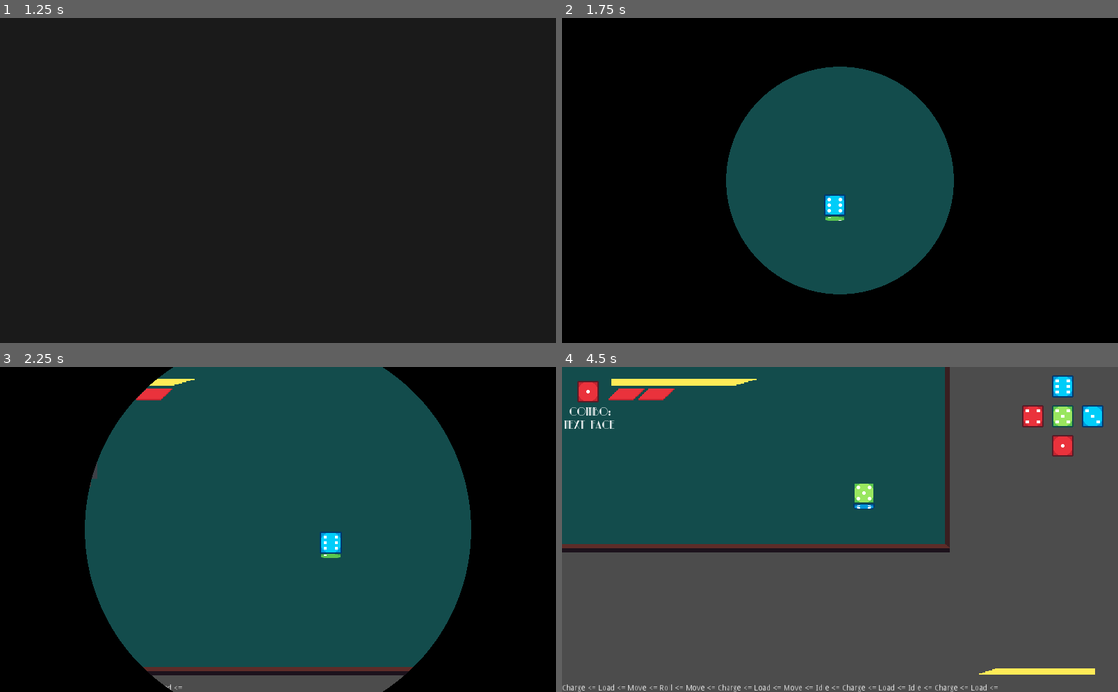
Above: before the commit, frames 1-4 (two rows, left to right).
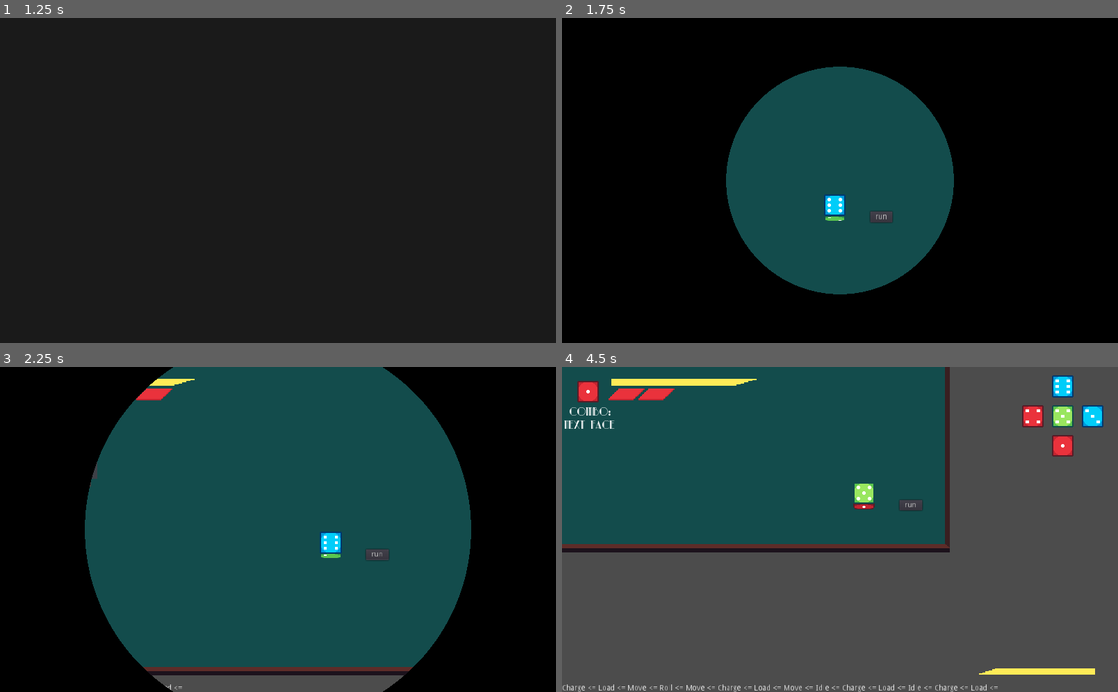
Above: after the commit, the same moments.

Repository: andrebariani/gmtk2022
Game: Godot game, scene res://src/ui/menu/MainMenu.tscn
Same seed, same stepped clock (60 frames per second), same inputs: the game is played once before the commit and once after it. The engine's default icon, where the game draws it, is replaced by a stand-in: a white triangle on a blue panel in a dark square.
Inputs (mouse positions are in pixels of both pictures, inside the frame that each line leads up to):
- Up to frame 1 (1.25 s): click "Play" at 0.5 s
- Up to frame 2 (1.75 s): click "Play" at 1.25 s
- Up to frame 3 (2.25 s): click (316, 542) at 2 s, where only the run after the commit has a clickable "run"
- Up to frame 4 (4.5 s): tap Enter (ui_accept) at 2.75, 3.02, 3.77 s; move the mouse to (962, 513) at 2.77 s; hold D (move_right) 2.78-3.53 s; click (962, 513) at 2.85 s; move the mouse to (728, 545) at 3.52 s; hold S (move_down) 3.53-4.28 s; tap Space (roll) at 3.6 s; move the mouse to (895, 458) at 4.27 s; hold D (move_right) from 4.28 s (still down); click (895, 458) at 4.35 s

Frame 1 is identical in both runs. In frame 2, 0.1% of the frame differs, in the area x 55-60%, y 59-64%; in frame 3, 0.1%; in frame 4, 0.2%, in the area x 52-65%, y 41-45%.

Commit message:
Updates reset animation

Diff:
--- a/DiceAnimation.gd
+++ b/DiceAnimation.gd
@@ -30,8 +30,7 @@
 onready var anim_player: AnimationPlayer = $AnimationPlayer
 
 func move_dice(direction, number: int, front_number: int = 0) -> void:
-	if Constants.FRONT:
-		front_number =  curr_face_top.frame + 1
+	_reset_animation()
 	_set_current_face_as_old()
 	_set_new_face_with_direction(direction, number, front_number)
 	_hide_current_face()
@@ -105,3 +104,6 @@
 
 func _on_Button_pressed():
 	move_dice(Constants.FRONT, 1)
+
+func _reset_animation():
+	anim_player.play("RESET")
--- a/src/entities/player/animation/DiceAnimation.tscn
+++ b/src/entities/player/animation/DiceAnimation.tscn
@@ -897,7 +897,6 @@
 anims/to_right = SubResource( 3 )
 
 [node name="Button" type="Button" parent="."]
-visible = false
 margin_left = 65.0
 margin_top = 7.0
 margin_right = 107.0
